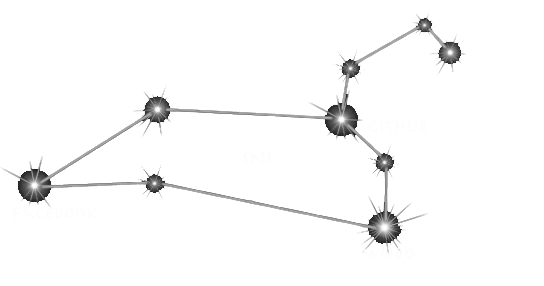
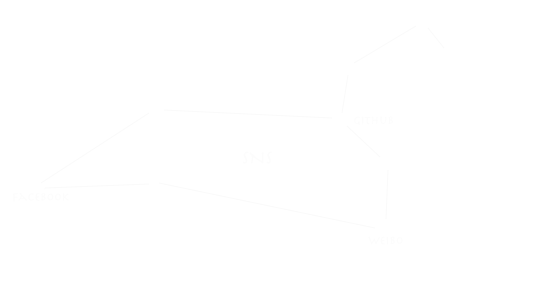
Layers edited between the first and the second 544x286 image:
painted on "github" over left=354, top=116, right=427, bottom=134
painted on "facebook" over left=13, top=193, right=96, bottom=219
added layer "Layer 2" (38%) above "weibo" over left=40, top=25, right=445, bottom=229
painted on "weibo" over left=362, top=236, right=413, bottom=259
hid "Layer 0", opacity 100% → 56% over left=0, top=11, right=467, bottom=257
